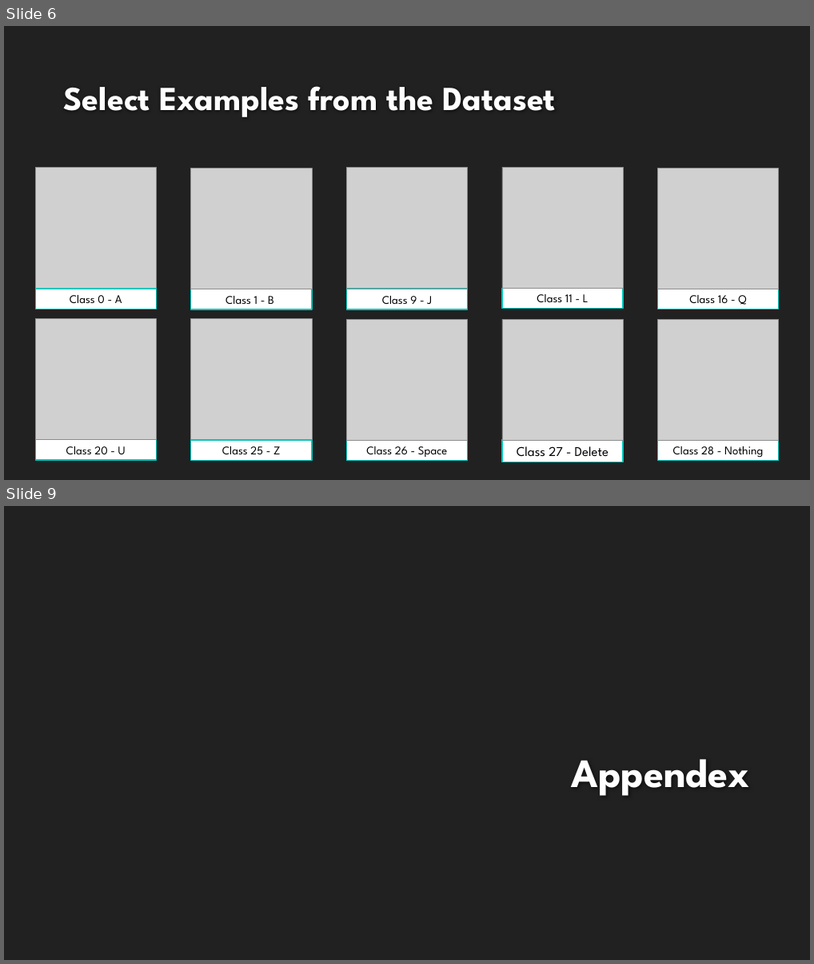
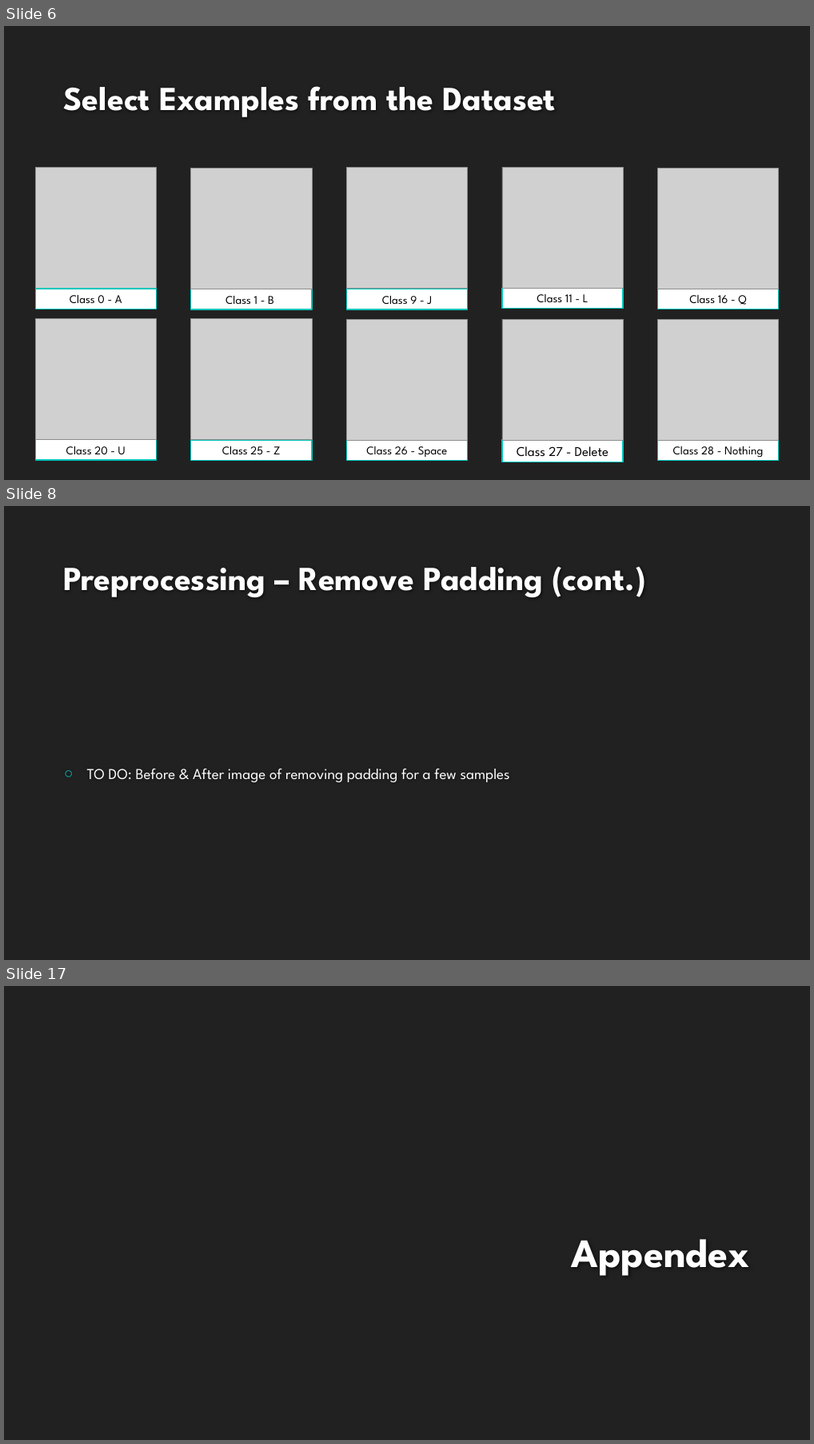
Before and after one commit to landonbuell/Buell-Masters-Project, a slide deck: milestones/BUELL_ENGR6970_Milestone04.pptx. Shown one above the other, each under a label of ours: slides 6 and 9 before the commit, slides 6, 8 and 17 after it; the slides between them are not shown. The pictures are 814x964 and 814x1444 pixels, drawn with LibreOffice and Linux fonts; fonts in the diff are those of the drawing; grey boxes stand for pictures; background and template pictures are left out. Boxes give left, top, right and bottom in pixels: in the first picture for what was removed or moved away, otherwise in the second. Text is boxed around its words. In the diff, an @@ line names an element or a change of style, - is before the commit and + after.

```diff
--- a/milestones/BUELL_ENGR6970_Milestone04.pptx
+++ b/milestones/BUELL_ENGR6970_Milestone04.pptx
@@ slide 8 added at (x1=4, y1=506, x2=810, y2=960), background #212121 @@
@@ title added at (x1=64, y1=566, x2=646, y2=597), 40 pt, text #FEFEFE, bold @@
+Preprocessing – Remove Padding (cont.)
@@ text added at (x1=87, y1=768, x2=510, y2=782), 18 pt, text #FFFFFF @@
+○ TO DO: Before & After image of removing padding for a few samples
@@ what was slide 9 is now slide 17 @@
```
Also in this commit, not shown: 4 slides changed, 9 other slides added, 1 slide removed.
